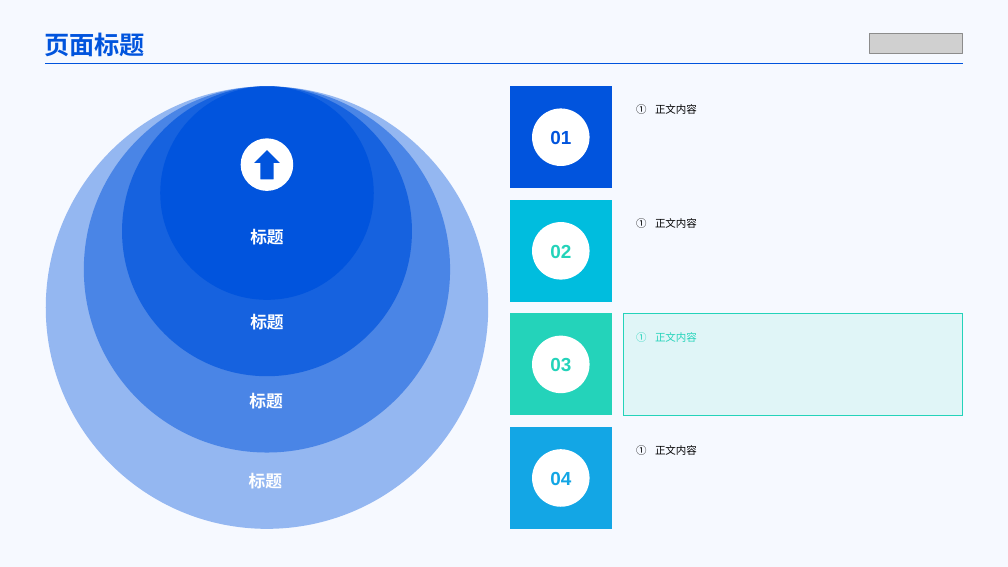
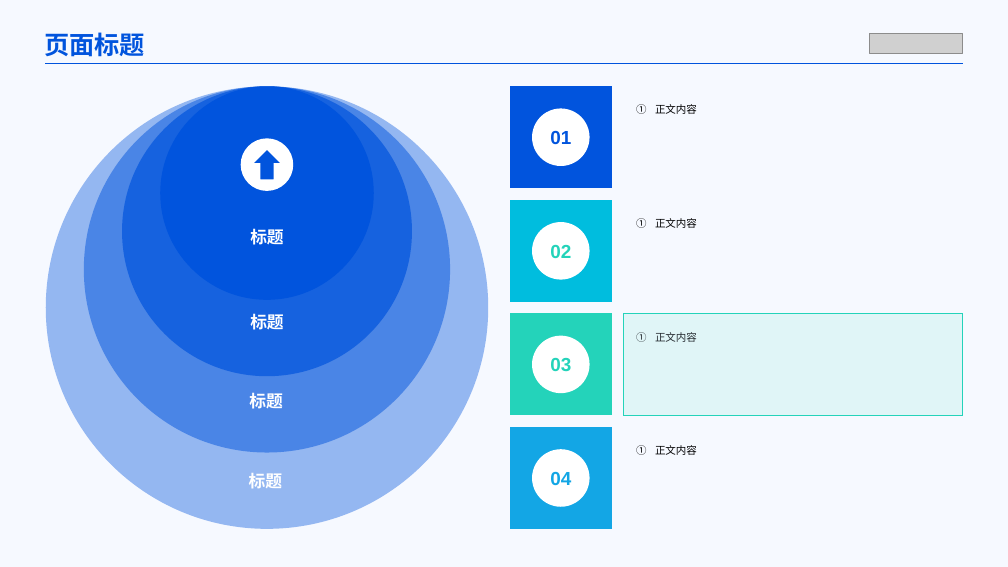
Before and after one commit to camillechi2018/Epoint-Presentaion-KnowledgeBase, a slide deck: slide 1 of layouts/content-blue-181/ready-blue.pptx. Drawn at 1008x567 pixels with LibreOffice and Linux fonts; fonts in the diff are those of the drawing; grey boxes stand for pictures. Boxes give left, top, right and bottom in pixels: in the first picture for what was removed or moved away, otherwise in the second. Text is boxed around its words. In the diff, an @@ line names an element or a change of style, - is before the commit and + after.

```diff
--- a/layouts/content-blue-181/ready-blue.pptx
+++ b/layouts/content-blue-181/ready-blue.pptx
@@ text "正文内容" at <box>655,332,697,342</box>: text colour #24D3BA to #24292F @@
```
Also in this commit, not shown: 6 other files.
